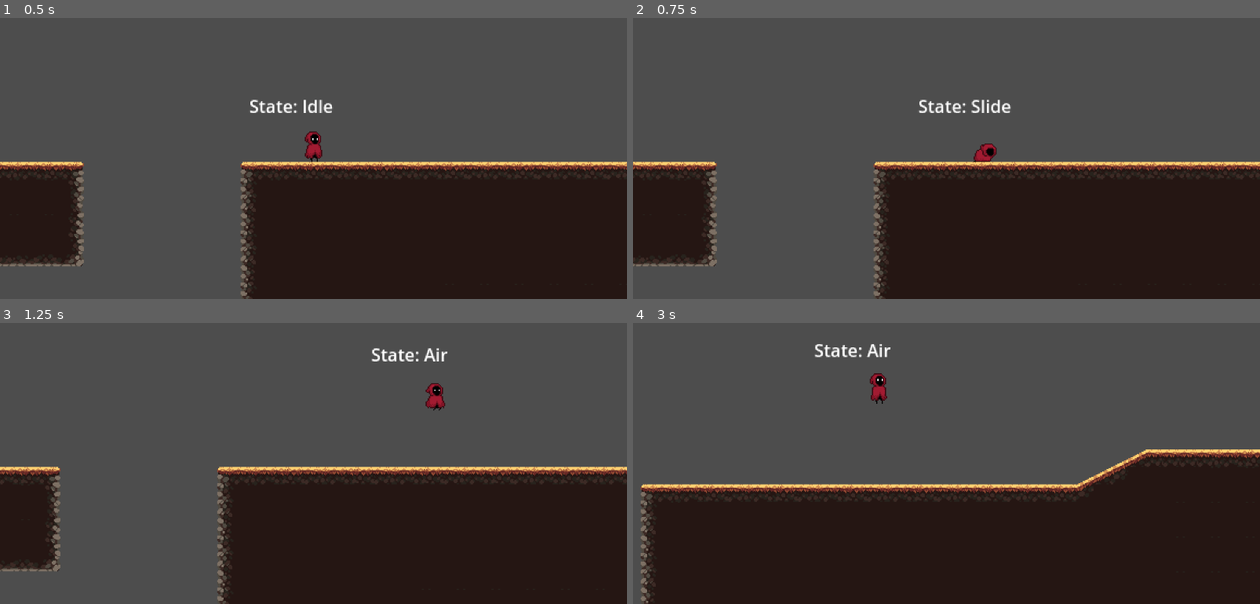
Above: before the commit, frames 1-4 (two rows, left to right).
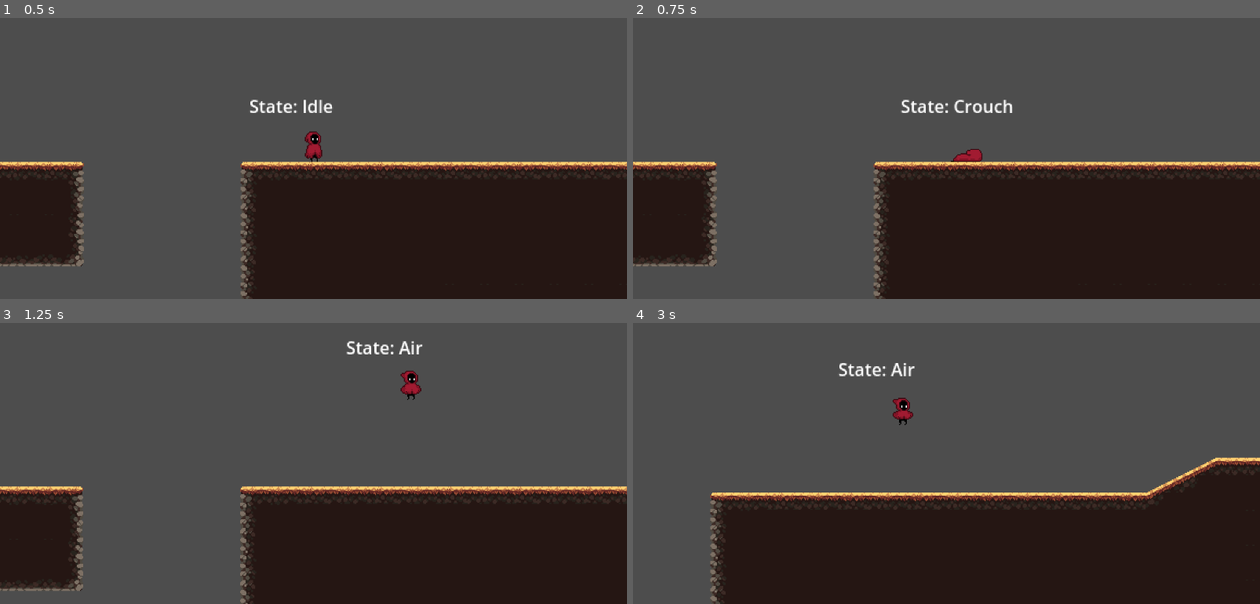
Above: after the commit, the same moments.

Repository: zvoverman/movement-game
Game: Godot game, scene res://scenes/world.tscn
Same seed, same stepped clock (60 frames per second), same inputs: the game is played once before the commit and once after it.
Inputs:
- Up to frame 1 (0.5 s): no input
- Up to frame 2 (0.75 s): tap Enter at 0.5 s; hold D (right) from 0.53 s (still down); hold Ctrl (crouch) from 0.53 s (still down)
- Up to frame 3 (1.25 s): keep holding D (right); keep holding Ctrl (crouch); tap W (jump) at 0.77, 1.07 s; tap Shift (run) at 0.8 s
- Up to frame 4 (3 s): release Ctrl (crouch) at 1.28 s; tap Shift (run) at 1.35 s; tap W (jump) at 1.52, 1.55, 1.82 s; release D (right) at 2.03 s; hold A (left) 2.03-2.78 s; hold W (jump) 2.03-2.78 s; tap Ctrl (crouch) at 2.3, 2.85 s; hold D (right) from 2.78 s (still down)

Frame 1 is identical in both runs. In frame 2, 0.7% of the frame differs, in the area x 42-61%, y 29-52%; in frame 3, 12%; in frame 4, 12%, in the area x 1-100%, y 7-100%.

Commit message:
Movement state machine implementation

Diff:
--- a/project.godot
+++ b/project.godot
@@ -55,11 +55,6 @@
 "events": [Object(InputEventKey,"resource_local_to_scene":false,"resource_name":"","device":-1,"window_id":0,"alt_press …(182 unchanged characters)…
 ]
 }
-slide={
-"deadzone": 0.5,
-"events": [Object(InputEventKey,"resource_local_to_scene":false,"resource_name":"","device":-1,"window_id":0,"alt_pressed":false,"shift_pressed":true,"ctrl_pressed":false,"meta_pressed":false,"pressed":false,"keycode":0,"physical_keycode":4194326,"key_label":0,"unicode":0,"echo":false,"script":null)
-]
-}
 
 [rendering]
 
--- a/scenes/player.tscn
+++ b/scenes/player.tscn
@@ -555,39 +555,42 @@
 jump_animation = "jump"
 speed = 0.0
 
-[node name="Air" type="Node" parent="CharacterStateMachine" node_paths=PackedStringArray("run_state", "slide_state")]
+[node name="Air" type="Node" parent="CharacterStateMachine" node_paths=PackedStringArray("run_state", "crouch_state", "walk_state", "slide_state")]
 script = ExtResource("5_ao10q")
 run_state = NodePath("../Run")
+crouch_state = NodePath("../Crouch")
+walk_state = NodePath("../Walk")
 slide_state = NodePath("../Slide")
 run_animation = "run"
 crouch_animation = "crouch"
 speed = 150.0
-acceleration = 0.2
-
-[node name="Crouch" type="Node" parent="CharacterStateMachine" node_paths=PackedStringArray("idle_state", "air_state", "run_state", "original_collision", "crouch_collision")]
+acceleration = 0.7
+
+[node name="Crouch" type="Node" parent="CharacterStateMachine" node_paths=PackedStringArray("idle_state", "air_state", "original_collision", "crouch_collision")]
 script = ExtResource("7_51bqn")
 idle_state = NodePath("../Idle")
 air_state = NodePath("../Air")
+original_collision = NodePath("../../OriginalCollision")
+crouch_collision = NodePath("../../CrouchCollision")
+idle_animation = "idle"
+jump_animation = "jump"
+speed = 100.0
+
+[node name="Slide" type="Node" parent="CharacterStateMachine" node_paths=PackedStringArray("idle_state", "air_state", "crouch_state", "walk_state", "run_state", "original_collision", "crouch_collision")]
+script = ExtResource("8_3ejxf")
+idle_state = NodePath("../Idle")
+air_state = NodePath("../Air")
+crouch_state = NodePath("../Crouch")
+walk_state = NodePath("../Walk")
 run_state = NodePath("../Run")
 original_collision = NodePath("../../OriginalCollision")
 crouch_collision = NodePath("../../CrouchCollision")
 idle_animation = "idle"
 run_animation = "run"
-jump_animation = "jump"
-speed = 100.0
-
-[node name="Slide" type="Node" parent="CharacterStateMachine" node_paths=PackedStringArray("idle_state", "air_state", "crouch_state", "run_state", "original_collision", "crouch_collision")]
-script = ExtResource("8_3ejxf")
-idle_state = NodePath("../Idle")
-air_state = NodePath("../Air")
-crouch_state = NodePath("../Crouch")
-run_state = NodePath("../Run")
-original_collision = NodePath("../../OriginalCollision")
-crouch_collision = NodePath("../../CrouchCollision")
-idle_animation = "idle"
-run_animation = "run"
+walk_animation = "walk"
 crouch_animation = "crouch"
 jump_animation = "jump"
+can_move = false
 speed = 0.0
 acceleration = 0.2
 
@@ -601,11 +604,11 @@
 jump_animation = "jump"
 speed = 300.0
 
-[node name="Walk" type="Node" parent="CharacterStateMachine" node_paths=PackedStringArray("idle_state", "air_state", "slide_state", "run_state")]
+[node name="Walk" type="Node" parent="CharacterStateMachine" node_paths=PackedStringArray("idle_state", "air_state", "crouch_state", "run_state")]
 script = ExtResource("9_c2we4")
 idle_state = NodePath("../Idle")
 air_state = NodePath("../Air")
-slide_state = NodePath("../Slide")
+crouch_state = NodePath("../Crouch")
 run_state = NodePath("../Run")
 idle_animation = "idle"
 crouch_animation = "crouch"
--- a/scripts/AirState.gd
+++ b/scripts/AirState.gd
@@ -3,6 +3,8 @@
 class_name AirState
 
 @export var run_state : State
+@export var crouch_state : State
+@export var walk_state : State
 @export var slide_state : State
 @export var run_animation : String
 @export var crouch_animation : String
@@ -13,7 +15,10 @@
 
 func state_process(delta):
 	if (character.is_on_floor() and Input.is_action_pressed("crouch")):
-		slide()
+		if (abs(character.velocity.x) >= walk_state.speed):
+			slide()
+		else:
+			crouch()
 	elif (character.is_on_floor()):
 		run()
 
@@ -24,6 +29,10 @@
 	next_state = run_state
 	playback.travel(run_animation)
 
+func crouch():
+	next_state = crouch_state
+	playback.travel(crouch_animation)
+
 func slide():
 	next_state = slide_state
 	playback.travel(crouch_animation)
--- a/scripts/CrouchState.gd
+++ b/scripts/CrouchState.gd
@@ -4,12 +4,10 @@
 
 @export var idle_state : State
 @export var air_state : State
-@export var run_state : State
 
 @export var original_collision : CollisionShape2D
 @export var crouch_collision : CollisionShape2D
 @export var idle_animation : String
-@export var run_animation : String
 @export var jump_animation : String
 
 func on_enter():
@@ -17,11 +15,11 @@
 	crouch_collision.disabled = false
 
 func state_input(event : InputEvent):
-	if (event.is_action_pressed("jump") or event.is_action_pressed("up")):
+	if (event.is_action_pressed("jump")):
 		jump()
 
 	if (event.is_action_released("crouch")):
-		run()
+		idle()
 
 func jump():
 	character.velocity.y = jump_velocity
@@ -30,8 +28,8 @@
 	next_state = air_state
 	playback.travel(jump_animation)
 
-func run():
+func idle():
 	original_collision.disabled = false
 	crouch_collision.disabled = true
-	next_state = run_state
-	playback.travel(run_animation)
+	next_state = idle_state
+	playback.travel(idle_animation)
--- a/scripts/SlideState.gd
+++ b/scripts/SlideState.gd
@@ -5,42 +5,62 @@
 @export var idle_state : State
 @export var air_state : State
 @export var crouch_state : State
+@export var walk_state : State
 @export var run_state : State
 
 @export var original_collision : CollisionShape2D
 @export var crouch_collision : CollisionShape2D
 @export var idle_animation : String
 @export var run_animation : String
+@export var walk_animation : String
 @export var crouch_animation : String
 @export var jump_animation : String
 
 func on_enter():
-	character.velocity.x *= 1.2
+	character.velocity.x *= 1.1
 	original_collision.disabled = true
 	crouch_collision.disabled = false
 
 func state_process(delta):
-	#character.velocity.x = lerp(character.velocity.x, 0.0, 0.1)
-	if (abs(character.velocity.x) < 200):
-		run()
+	character.velocity.x = lerp(character.velocity.x, 0.0, 0.01)
+
+	if (abs(character.velocity.x) <= crouch_state.speed):
+		crouch()
+	if (Input.is_action_just_released("crouch")):
+		if (not Input.is_action_pressed("left") and not Input.is_action_pressed("right")):
+			idle()
+		if (abs(character.velocity.x) > walk_state.speed):
+			run()
+		else:
+			walk()
 
 func state_input(event : InputEvent):
-	if (event.is_action_pressed("jump") or event.is_action_pressed("up")):
+	if (event.is_action_pressed("jump")):
 		jump()
+
+func idle():
+	original_collision.disabled = false
+	crouch_collision.disabled = true
+	next_state = idle_state
+	playback.travel(idle_animation)
 
 func jump():
 	original_collision.disabled = false
 	crouch_collision.disabled = true
 	character.velocity.y = jump_velocity
-	character.velocity.x *= 1.2
+	#character.velocity.x *= 1.2
 	next_state = air_state
 	playback.travel(jump_animation)
 
 func crouch():
+	next_state = crouch_state
+	playback.travel(crouch_animation)
+
+func walk():
 	original_collision.disabled = false
 	crouch_collision.disabled = true
-	next_state = crouch_state
-	playback.travel(crouch_animation)
+	next_state = walk_state
+	playback.travel(walk_animation)
 
 func run():
 	original_collision.disabled = false
--- a/scripts/WalkState.gd
+++ b/scripts/WalkState.gd
@@ -4,7 +4,7 @@
 
 @export var idle_state : State
 @export var air_state : State
-@export var slide_state : State
+@export var crouch_state : State
 @export var run_state : State
 @export var idle_animation : String
 @export var crouch_animation : String
@@ -13,7 +13,7 @@
 
 func state_process(delta):
 	if (Input.is_action_pressed("crouch")):
-		slide()
+		crouch()
 	if (Input.is_action_pressed("jump")):
 		jump()
 	if (not Input.is_action_pressed("left") and not Input.is_action_pressed("right")):
@@ -35,6 +35,6 @@
 	next_state = idle_state
 	playback.travel(idle_animation)
 
-func slide():
-	next_state = slide_state
+func crouch():
+	next_state = crouch_state
 	playback.travel(crouch_animation)
--- a/scripts/player.gd
+++ b/scripts/player.gd
@@ -6,6 +6,7 @@
 
 var left = false
 var right = false
+const MAX_VELOCITY = 400
 
 func _physics_process(delta):
 	velocity.y += gravity * delta
@@ -26,11 +27,15 @@
 		elif right:
 			$Sprite2D.flip_h = false
 			velocity.x = lerp(velocity.x, 1 * speed, acceleration)
+		elif is_on_floor():
+			# Idle State stop
+			velocity.x = lerp(velocity.x, 0.0, 0.2)
 
-	if (velocity.x >= 400):
-		velocity.x = 400
-	elif (velocity.x <= -400):
-		velocity.x = -400
+	# Cap velocity
+	if (velocity.x >= MAX_VELOCITY):
+		velocity.x = MAX_VELOCITY
+	elif (velocity.x <= -MAX_VELOCITY):
+		velocity.x = -MAX_VELOCITY
 
 	move_and_slide()
 
